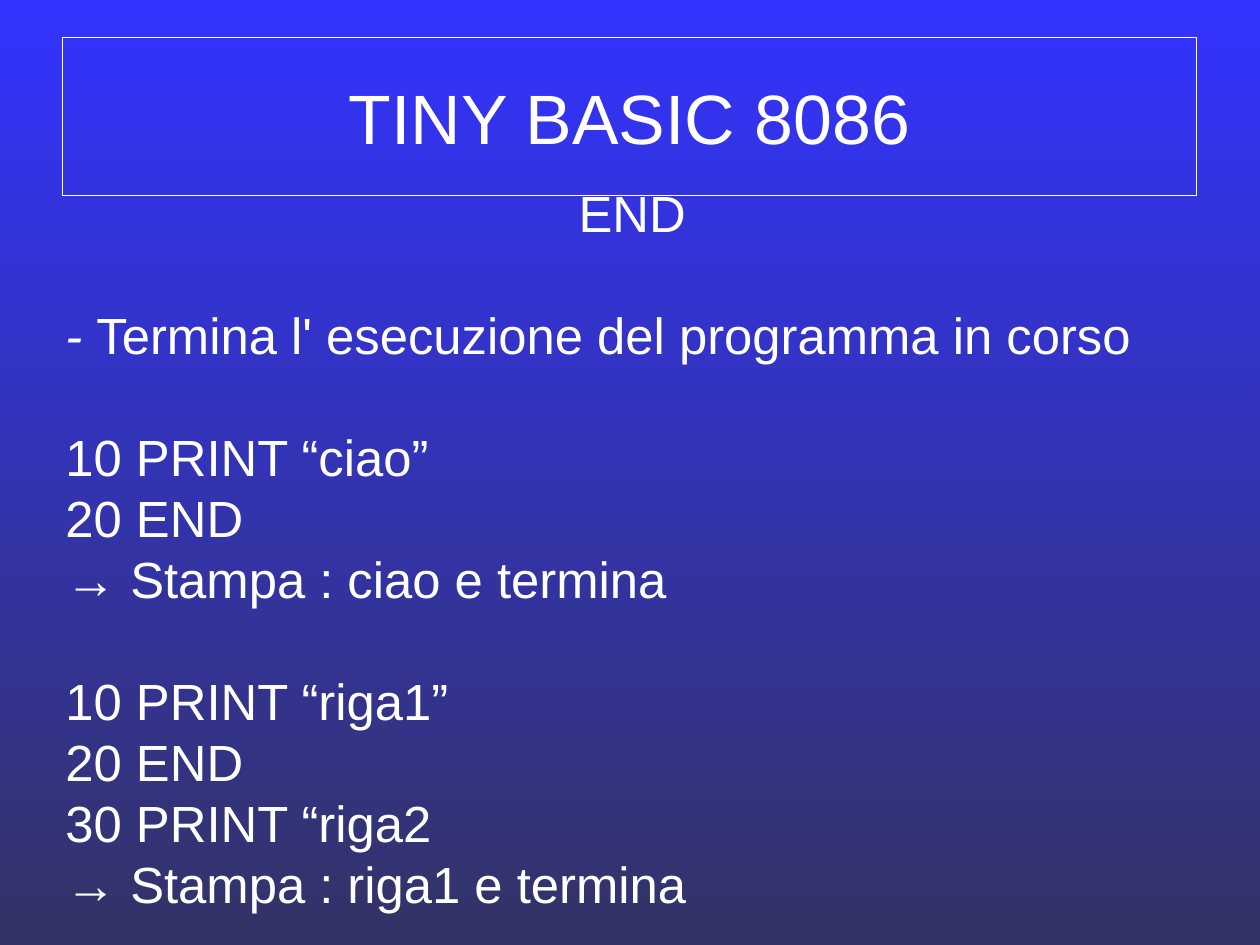
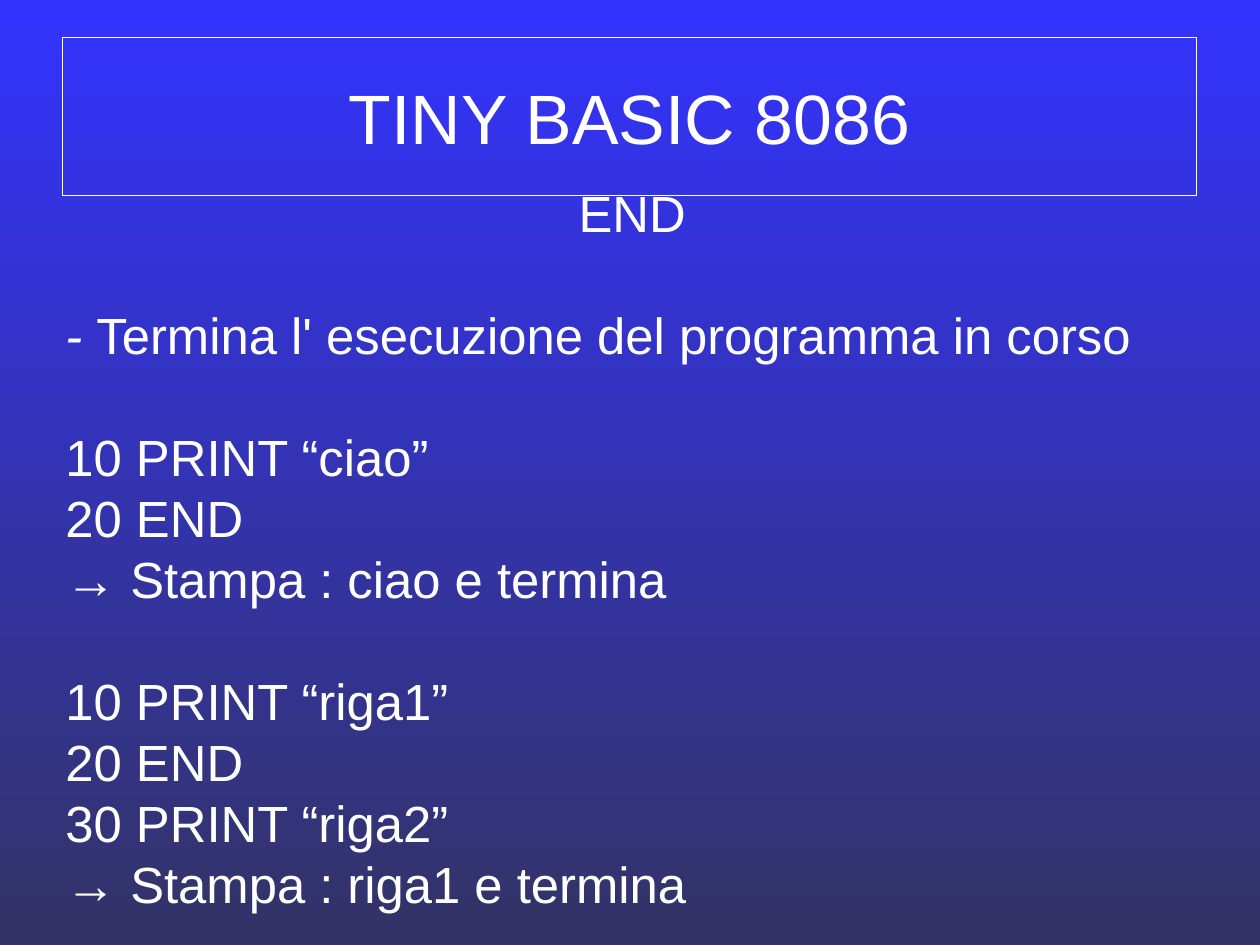
Before and after one commit to Honneamise/TINY8086, a slide deck: slide 7 of DOC/TINY8086.odp. Drawn at 1260x945 pixels with LibreOffice and Linux fonts; fonts in the diff are those of the drawing. Boxes give left, top, right and bottom in pixels: in the first picture for what was removed or moved away, otherwise in the second. Text is boxed around its words. In the diff, an @@ line names an element or a change of style, - is before the commit and + after.

```diff
--- a/DOC/TINY8086.odp
+++ b/DOC/TINY8086.odp
@@ subtitle at (x1=65, y1=805, x2=449, y2=852): text changed @@
-30 PRINT “riga2
+30 PRINT “riga2”
```
Also in this commit, not shown: 3 other files.
